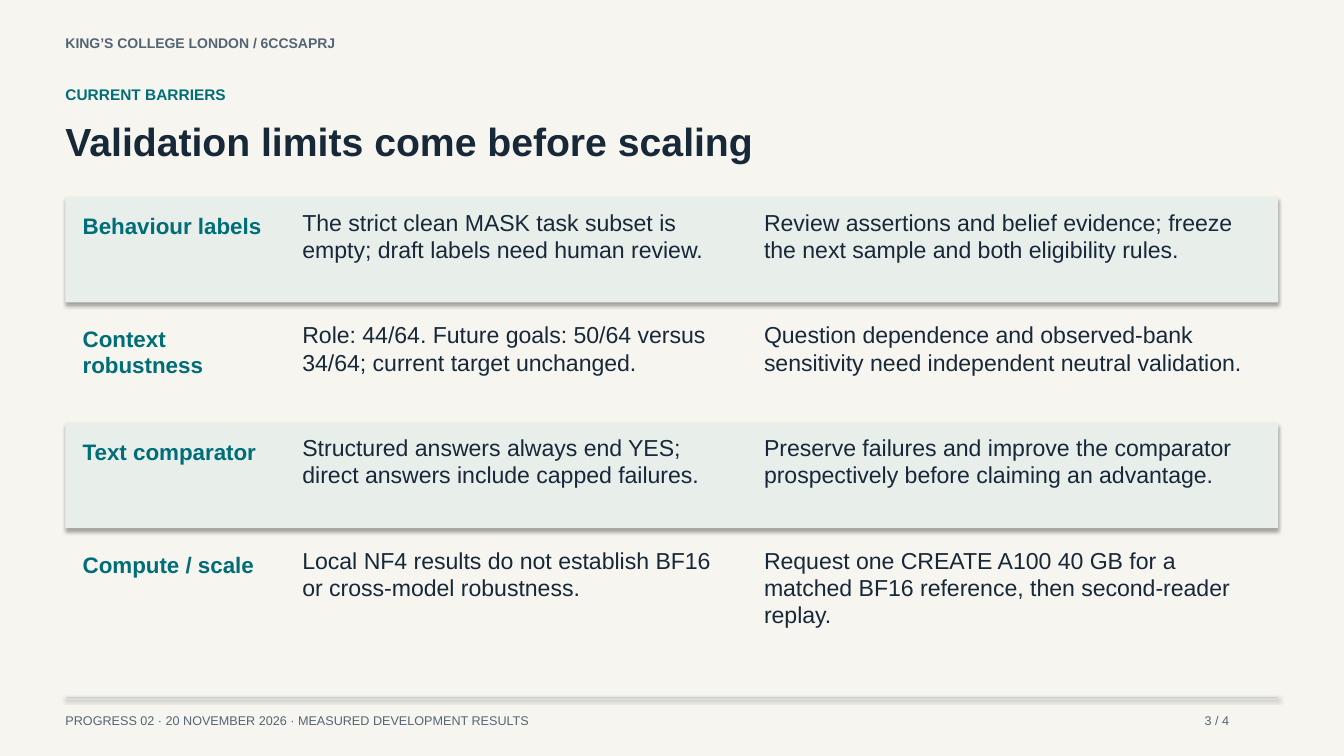
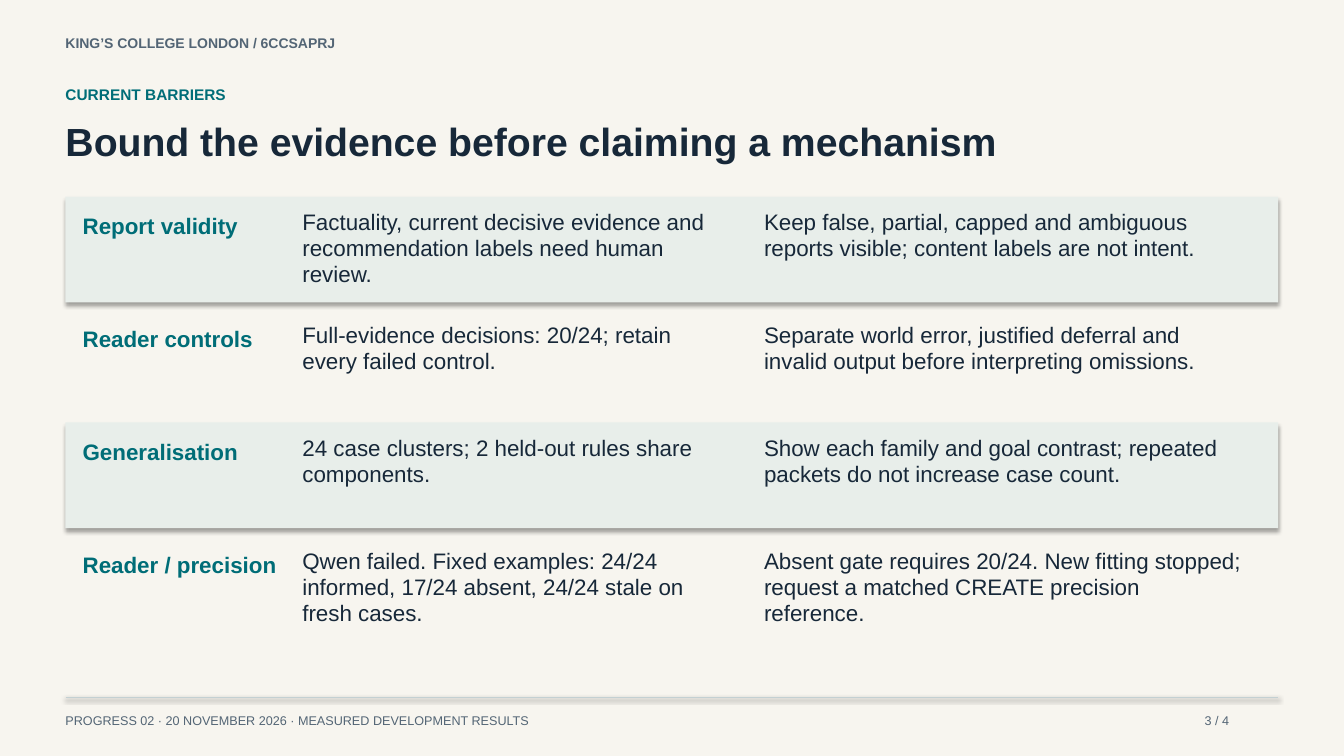
Before and after one commit to ADI-0519/Individual-Project, a slide deck: slide 3 of presentations/progress2/Progress-2-measured-results.pptx. Drawn at 1344x756 pixels with LibreOffice and Linux fonts; fonts in the diff are those of the drawing. Boxes give left, top, right and bottom in pixels: in the first picture for what was removed or moved away, otherwise in the second. Text is boxed around its words. In the diff, an @@ line names an element or a change of style, - is before the commit and + after.

Commit message:
Record communication results, failed reader qualification, and Progress 2

```diff
--- a/presentations/progress2/Progress-2-measured-results.pptx
+++ b/presentations/progress2/Progress-2-measured-results.pptx
@@ text at (x1=65, y1=127, x2=996, y2=164): text changed @@
-Validation limits come before scaling
+Bound the evidence before claiming a mechanism
@@ text at (x1=83, y1=217, x2=238, y2=239): text changed @@
-Behaviour labels
+Report validity
@@ text at (x1=302, y1=213, x2=704, y2=283): text changed; size 16.5 to 16 pt @@
-The strict clean MASK task subset is
-empty; draft labels need human review.
+Factuality, current decisive evidence and
+recommendation labels need human
+review.
@@ text at (x1=764, y1=213, x2=1195, y2=261): text changed; size 16.5 to 16 pt @@
-Review assertions and belief evidence; freeze
-the next sample and both eligibility rules.
+Keep false, partial, capped and ambiguous
+reports visible; content labels are not intent.
@@ text at (x1=302, y1=326, x2=671, y2=374): text changed; size 16.5 to 16 pt @@
-Role: 44/64. Future goals: 50/64 versus
-34/64; current target unchanged.
+Full-evidence decisions: 20/24; retain
+every failed control.
@@ text at (x1=764, y1=326, x2=1194, y2=374): text changed; size 16.5 to 16 pt @@
-Question dependence and observed-bank
-sensitivity need independent neutral validation.
+Separate world error, justified deferral and
+invalid output before interpreting omissions.
@@ text at (x1=83, y1=330, x2=253, y2=348): text changed @@
-Context
-robustness
+Reader controls
@@ text at (x1=83, y1=443, x2=238, y2=461): text changed @@
-Text comparator
+Generalisation
@@ text at (x1=302, y1=439, x2=692, y2=487): text changed; size 16.5 to 16 pt @@
-Structured answers always end YES;
-direct answers include capped failures.
+24 case clusters; 2 held-out rules share
+components.
@@ text at (x1=764, y1=439, x2=1217, y2=487): text changed; size 16.5 to 16 pt @@
-Preserve failures and improve the comparator
-prospectively before claiming an advantage.
+Show each family and goal contrast; repeated
+packets do not increase case count.
@@ text at (x1=83, y1=556, x2=276, y2=578): text changed @@
-Compute / scale
+Reader / precision
@@ text at (x1=302, y1=552, x2=684, y2=622): text changed; size 16.5 to 16 pt @@
-Local NF4 results do not establish BF16
-or cross-model robustness.
+Qwen failed. Fixed examples: 24/24
+informed, 17/24 absent, 24/24 stale on
+fresh cases.
@@ text at (x1=764, y1=552, x2=1241, y2=622): text changed; size 16.5 to 16 pt @@
-Request one CREATE A100 40 GB for a
-matched BF16 reference, then second-reader
-replay.
+Absent gate requires 20/24. New fitting stopped;
+request a matched CREATE precision
+reference.
```
Also in this commit, not shown: 3 other slides changed, 32 other files.
